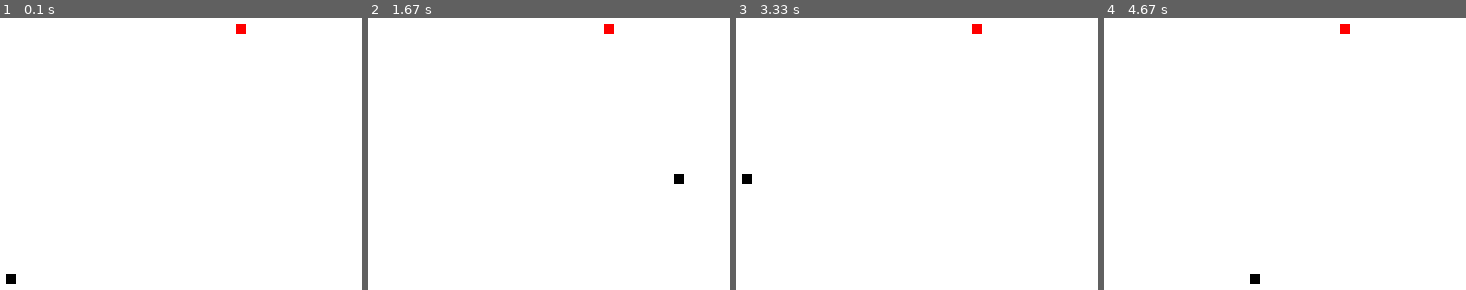
Above: before the commit, frames 1-4 (left to right).
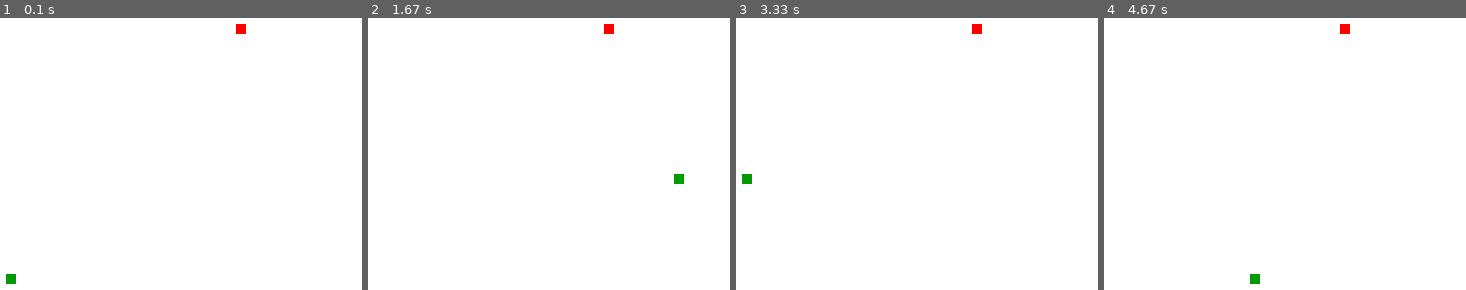
Above: after the commit, the same moments.

Repository: ravenusmc/Learn_Pygame
Game: pygame game, started from main.py
Two runs of this game, one before a commit and one after it. Both use one fixed random seed, a clock stepped at 60 frames per second and the inputs below.
Inputs:
- Up to frame 1 (0.1 s): no input
- Up to frame 2 (1.67 s): hold Right 0.33-0.8 s; hold Up 0.83-1.13 s; hold Right 1.17-1.63 s
- Up to frame 3 (3.33 s): hold Left 1.67-2.2 s; hold Down 2.23-2.53 s; hold Left 2.57-2.97 s; hold Up from 3 s (still down)
- Up to frame 4 (4.67 s): release Up at 3.37 s; hold Right 3.4-4.03 s; hold Down 4.07-4.43 s; hold Left from 4.47 s (still down)

The runs differ from the first frame. In frame 1, 0.1% of the frame differs, in the area x 1-5%, y 94-98%; in frame 2, 0.1%; in frame 3, 0.1%; in frame 4, 0.1%.

Commit message:
added snake function.

Diff:
--- a/main.py
+++ b/main.py
@@ -7,6 +7,7 @@
 white = (255,255,255)
 black = (0,0,0)
 red = (255,0,0)
+green = (0,155,0)
 
 display_width = 800
 display_height = 600
@@ -25,6 +26,9 @@
 def message_to_screen(msg, color):
     screen_text = font.render(msg, True, color)
     gameDisplay.blit(screen_text, [display_width/2, display_height/2])
+
+def snake(lead_x, lead_y, block_size):
+    pygame.draw.rect(gameDisplay, green, [lead_x,lead_y, block_size, block_size])
 
 #main game function
 def gameLoop():
@@ -83,11 +87,13 @@
         gameDisplay.fill(white)
         #Apple line
         pygame.draw.rect(gameDisplay, red, [randAppleX , randAppleY, block_size, block_size])
-        pygame.draw.rect(gameDisplay, black, [lead_x,lead_y, block_size, block_size])
+        snake(lead_x, lead_y, block_size)
         pygame.display.update()
 
         if lead_x == randAppleX and lead_y == randAppleY:
-            print("eating")
+            randAppleX = round(random.randrange(0, display_width - block_size) /10.0)* 10.0
+            randAppleY = round(random.randrange(0, display_height - block_size)/ 10.0) * 10.0
+
 
         clock.tick(FPS)
 
